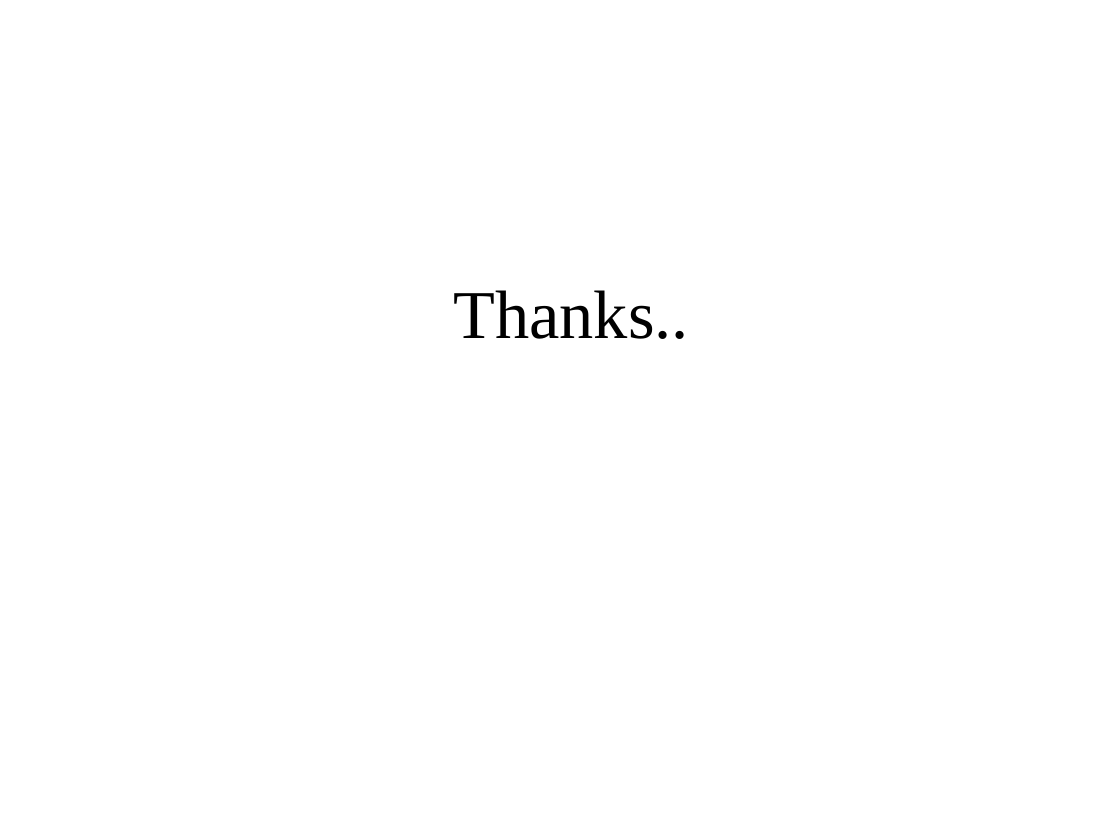
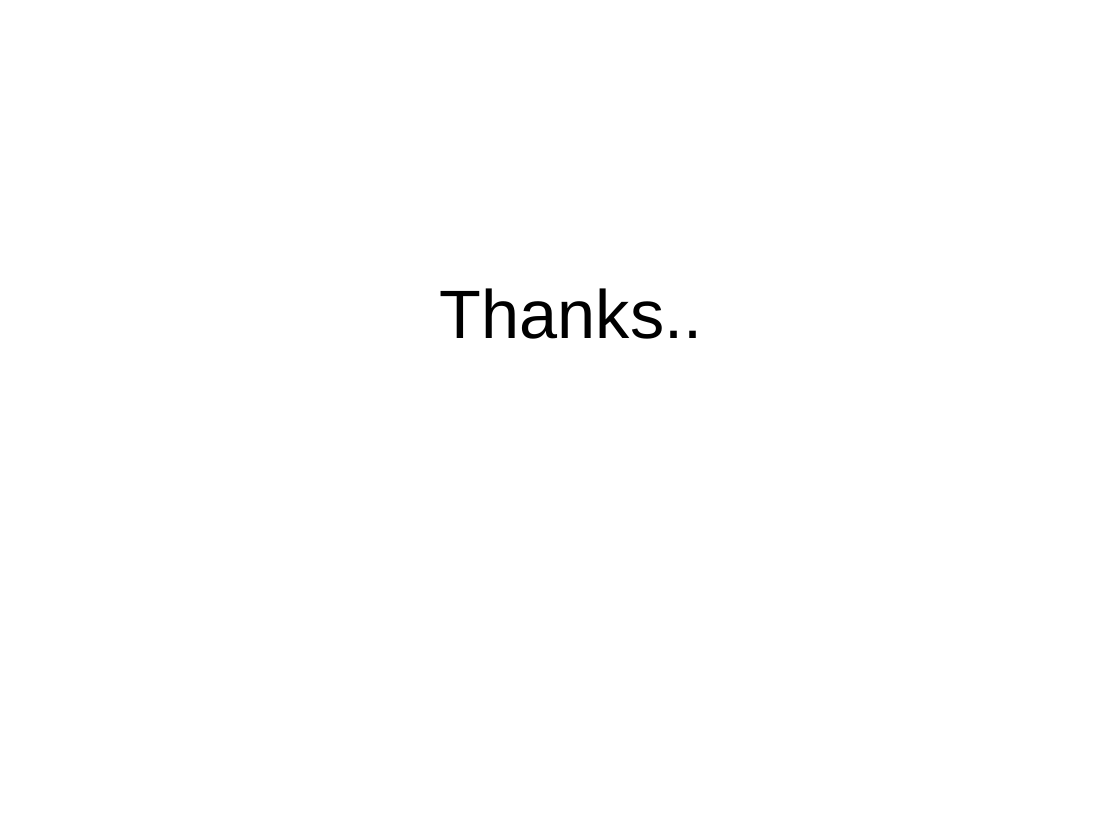
Before and after one commit to NitkVishal/KTData, a slide deck: slide 11 of VersionControls.ppt (slide 10 before the commit). Drawn at 1120x840 pixels with LibreOffice and Linux fonts; fonts in the diff are those of the drawing. Boxes give left, top, right and bottom in pixels: in the first picture for what was removed or moved away, otherwise in the second. Text is boxed around its words. In the diff, an @@ line names an element or a change of style, - is before the commit and + after.

```diff
--- a/VersionControls.ppt
+++ b/VersionControls.ppt
@@ title "Thanks.." at [440,288,702,339]: font Times New Roman to Arial @@
```
Also in this commit, not shown: 1 slide added, 8 other files.
